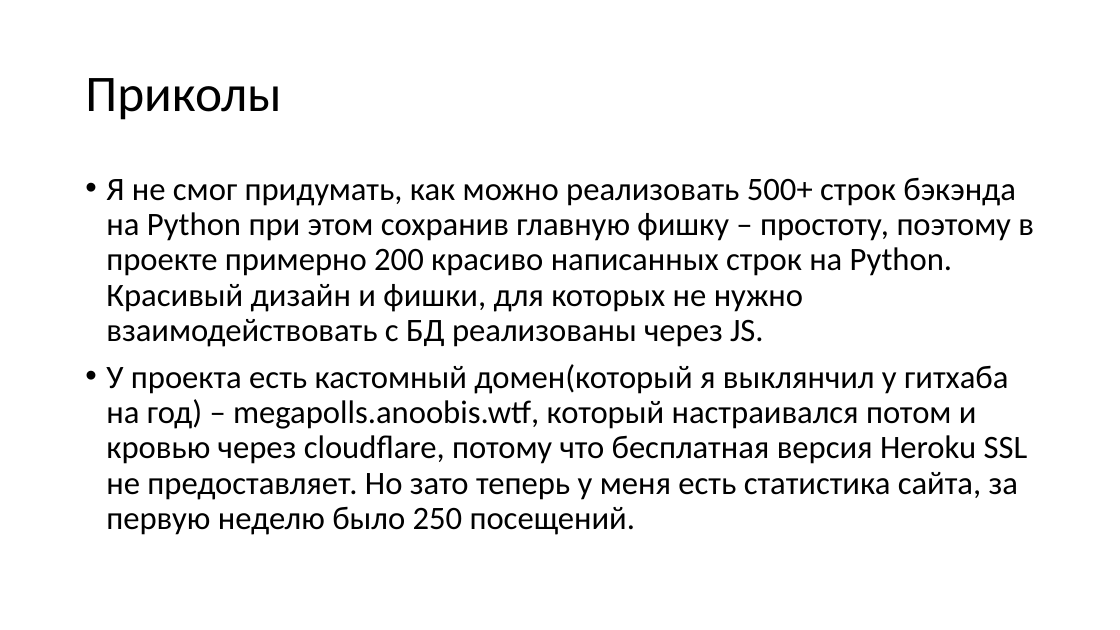
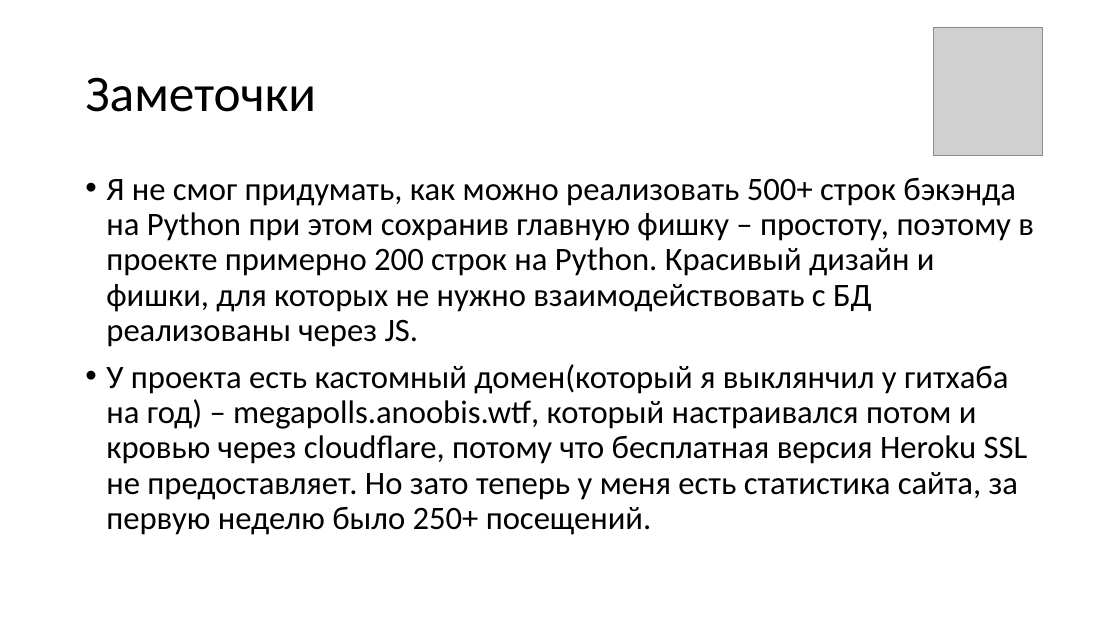
Before and after one commit to aNOOBisTheGod/MegaPolls, a slide deck: slide 3 of MegaPolls.pptx. Drawn at 1120x630 pixels with LibreOffice and Linux fonts; fonts in the diff are those of the drawing; grey boxes stand for pictures. Boxes give left, top, right and bottom in pixels: in the first picture for what was removed or moved away, otherwise in the second. Text is boxed around its words. In the diff, an @@ line names an element or a change of style, - is before the commit and + after.

```diff
--- a/MegaPolls.pptx
+++ b/MegaPolls.pptx
@@ picture added at (933,27,1043,155) @@
@@ title at (85,77,316,112): text changed @@
-Приколы
+Заметочки
@@ text at (106,177,1034,535): text changed @@
-• Я не смог придумать, как можно реализовать 500+ строк бэкэнда на Python при этом сохранив главную фишку – простоту, поэтому в проекте примерно 200 красиво написанных строк на Python. Красивый дизайн и фишки, для которых не нужно взаимодействовать с БД реализованы через JS.
-• У проекта есть кастомный домен(который я выклянчил у гитхаба на год) – megapolls.anoobis.wtf, который настраивался потом и кровью через cloudflare, потому что бесплатная версия Heroku SSL не предоставляет. Но зато теперь у меня есть статистика сайта, за первую неделю было 250 посещений.
+• Я не смог придумать, как можно реализовать 500+ строк бэкэнда на Python при этом сохранив главную фишку – простоту, поэтому в проекте примерно 200 строк на Python. Красивый дизайн и фишки, для которых не нужно взаимодействовать с БД реализованы через JS.
+• У проекта есть кастомный домен(который я выклянчил у гитхаба на год) – megapolls.anoobis.wtf, который настраивался потом и кровью через cloudflare, потому что бесплатная версия Heroku SSL не предоставляет. Но зато теперь у меня есть статистика сайта, за первую неделю было 250+ посещений.
```
Also in this commit, not shown: 5 other slides changed, 13 other files.
